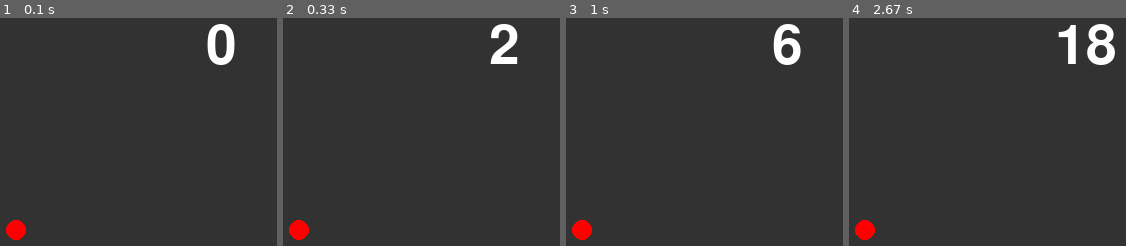
Above: before the commit, frames 1-4 (left to right).
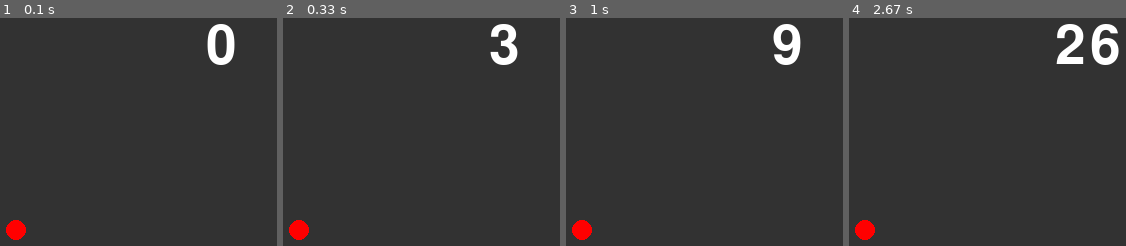
Above: after the commit, the same moments.

Repository: c0b23147ec/ProjExD_1
Game: pygame game, started from pygame_system.py
The game is run twice, just before and just after one commit, with the same random seed, the same clock (stepped at 60 frames per second) and the same inputs.
Inputs:
- Up to frame 1 (0.1 s): no input
- Up to frame 2 (0.33 s): no input
- Up to frame 3 (1 s): no input
- Up to frame 4 (2.67 s): no input

Frame 1 is identical in both runs. In frame 2, 0.6% of the frame differs, in the area x 74-85%, y 3-21%; in frame 3, 0.7%; in frame 4, 2.0%, in the area x 74-98%, y 2-21%.

Commit message:
FPS変更

Diff:
--- a/pygame_system.py
+++ b/pygame_system.py
@@ -26,7 +26,7 @@
         screen.blit(enn, [100, 400])
         pg.display.update()
         tmr += 1
-        clock.tick(7)
+        clock.tick(10)
 
 
 if __name__ == "__main__":
